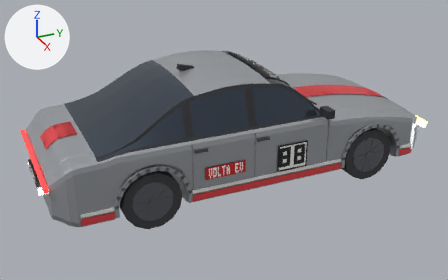
Two versions of the glTF model assets/cars/hanlong/hanlong.glb, one commit apart.
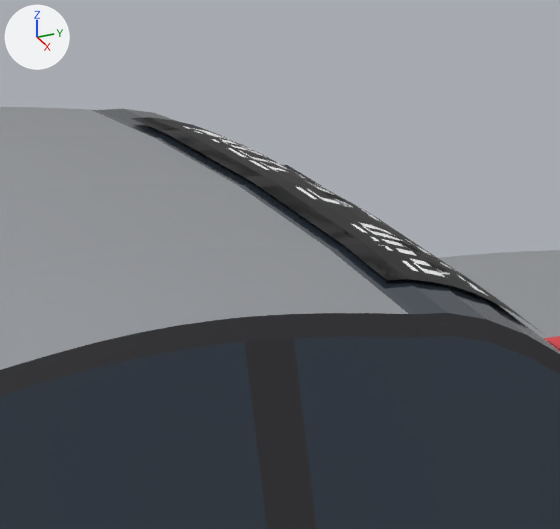
Old and new are each drawn whole from a camera (50 mm lens) standing at (6.76, -3.22, 3.87) and looking at (0.07, -0.21, 0.52) and again close up on the part from 46% to 66% of the width and 12% to 42% of the height. Every picture has the same lights, and +X, +Y and +Z are marked at upper left. The last two pictures show the newer version. Where no turn or scale is listed for an object, it has been applied to the vertices.

Objects in the first close-up: 'body.007', 'livery.007'.
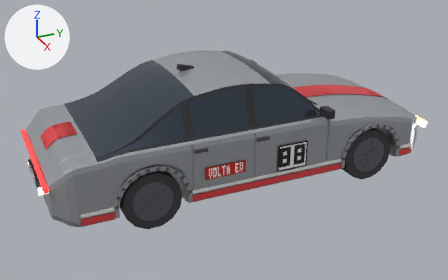
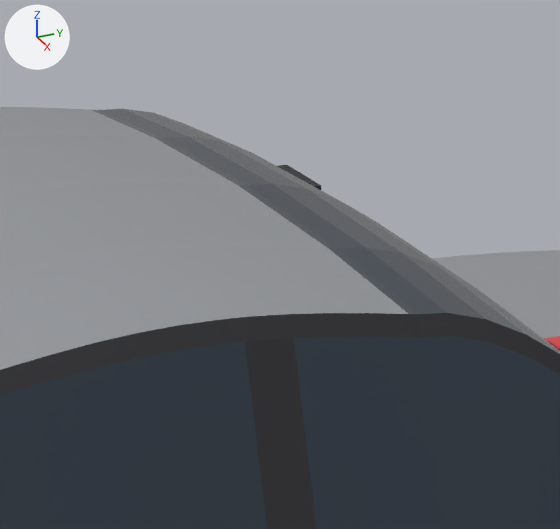
What differs and where, as boxes (x1, y1, x2, y2) in the close-ups (560 x 529 px):
'livery.007', deleted: before (131, 117, 560, 351)
    faces in mat_hanlong_banner (picture img_hanlong_banner): (131, 117, 545, 335)
    faces in mat_livery_red (red #ea454b): (543, 336, 560, 351)

What changed in the scene script:
```text
Remove ob_livery_007:
    ob_livery_007 = bpy.data.objects.new('livery.007', me_livery_012)
    ob_livery_007.location = (0.0, 0.0, 0.0)
```
